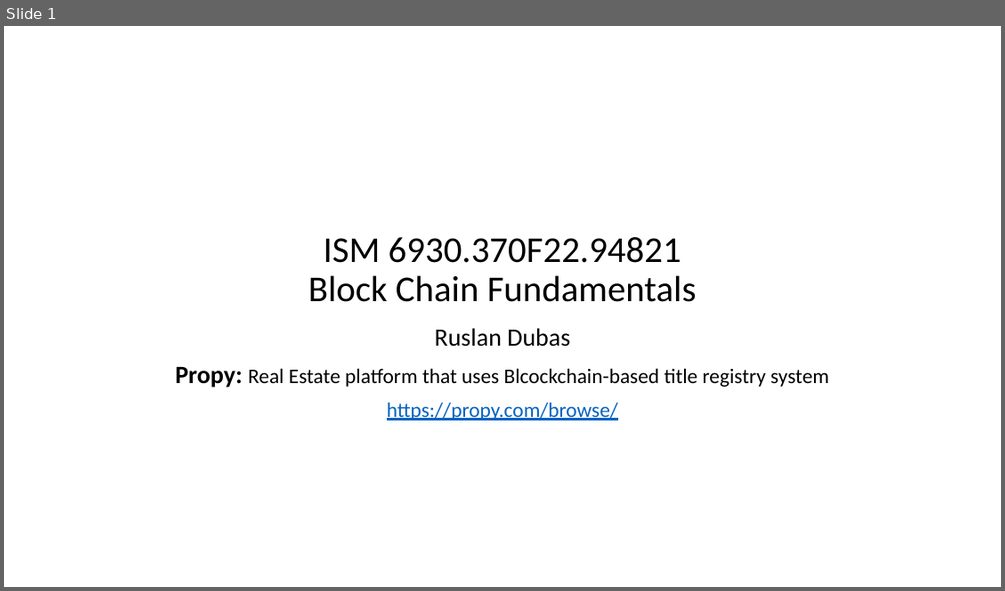
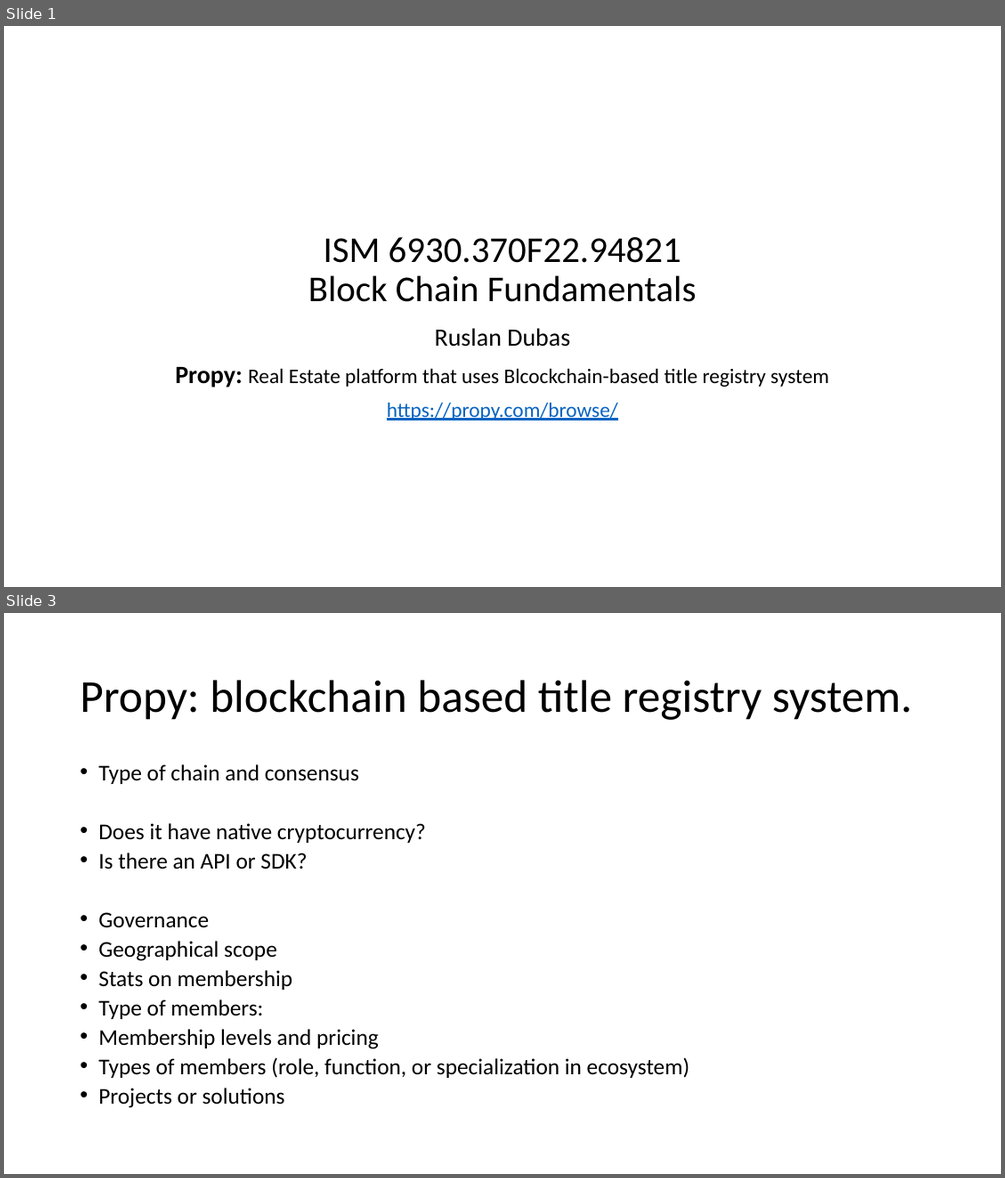
Before and after one commit to RusUsf/Blockchain_Class, a slide deck: Ruslan_Dubas_Presentation.pptx. Shown one above the other, each under a label of ours: slide 1 before the commit, slides 1 and 3 after it; the slides between them are not shown. The pictures are 1005x591 and 1005x1178 pixels, drawn with LibreOffice and Linux fonts; fonts in the diff are those of the drawing. Boxes give left, top, right and bottom in pixels: in the first picture for what was removed or moved away, otherwise in the second. Text is boxed around its words. In the diff, an @@ line names an element or a change of style, - is before the commit and + after.

Commit message:
Updating Slides

```diff
--- a/Ruslan_Dubas_Presentation.pptx
+++ b/Ruslan_Dubas_Presentation.pptx
@@ slide 3 added at box(4, 613, 1001, 1174), background #FFFFFF @@
@@ title added at box(80, 680, 913, 720), 44 pt, text #000000 @@
+Propy: blockchain based title registry system.
@@ text added at box(98, 764, 690, 1108), 21.7 pt, text #000000 @@
+• Type of chain and consensus
+• Does it have native cryptocurrency?
+• Is there an API or SDK?
+• Governance
+• Geographical scope
+• Stats on membership
+• Type of members:
+• Membership levels and pricing
+• Types of members (role, function, or specialization in ecosystem)
+• Projects or solutions
```
Also in this commit, not shown: 1 other slide added.
